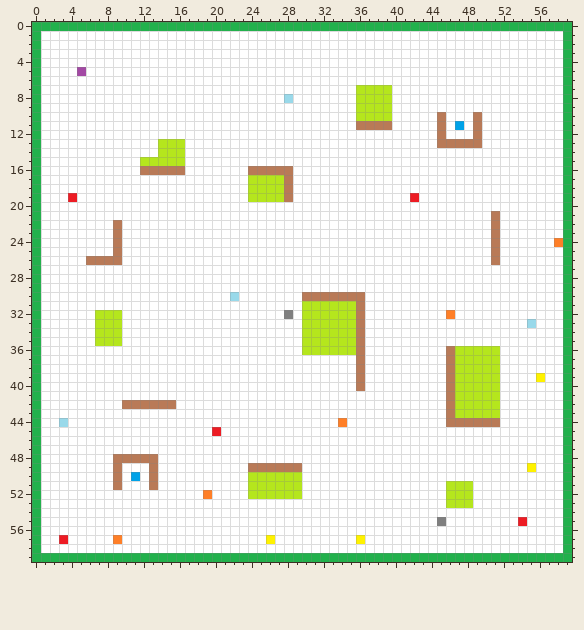
Pixel-art sprite, stored at resources/levels/level1.png. Above, as it was before the edit.
The file is 60x60 pixels.
Now the later version:
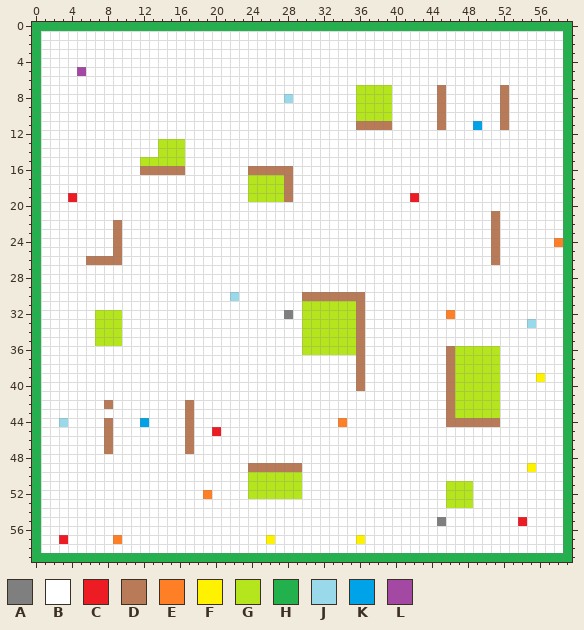
Palette (. is transparent): A #7f7f7f  B #ffffff  C #ed1c24  D #b97a57  E #ff7f27  F #fff200  G #b5e61d  H #22b14c  J #99d9ea  K #00a2e8  L #a349a4
Edits made:
Changed rows in their new state; - is an unchanged pixel.
first column x 45:
 7 D------D
 8 D------D
 9 D------D
10 ----B--D
11 --B-K--D
12 B---B---
13 BBBBB---
first column x 8:
42 D-BBBBBB-D
43 ---------D
44 D---K----D
45 D--------D
46 D--------D
47 D--------D
48 -BBBBB----
49 -B---B----
50 -B-B-B----
51 -B---B----
Where, in picture pixels (left, top, right, bottom), the same in both pictures:
changed: (437, 85, 509, 148)
changed: (104, 400, 194, 490)
